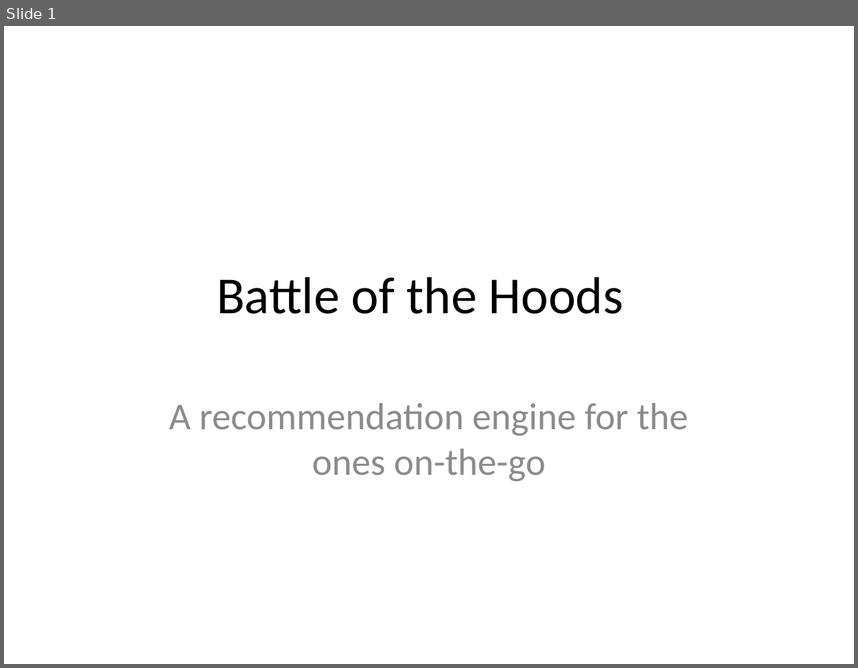
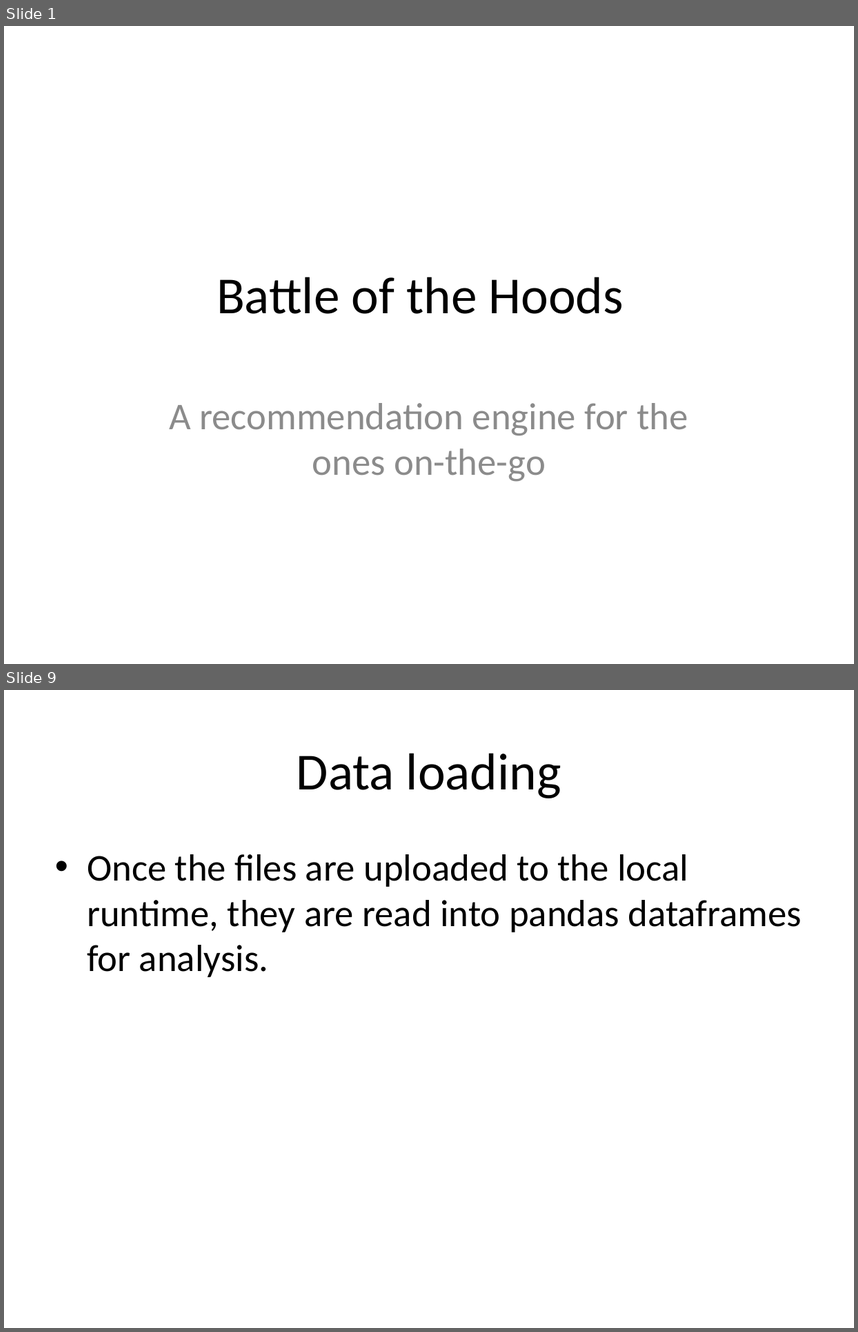
Before and after one commit to seraph-wing/Battle-of-the-Hoods, a slide deck: Battle of the Hoods.pptx. Shown one above the other, each under a label of ours: slide 1 before the commit, slides 1 and 9 after it; the slides between them are not shown. The pictures are 858x668 and 858x1332 pixels, drawn with LibreOffice and Linux fonts; fonts in the diff are those of the drawing. Boxes give left, top, right and bottom in pixels: in the first picture for what was removed or moved away, otherwise in the second. Text is boxed around its words. In the diff, an @@ line names an element or a change of style, - is before the commit and + after.

```diff
--- a/Battle of the Hoods.pptx
+++ b/Battle of the Hoods.pptx
@@ slide 9 added at (4,690,854,1328), background #FFFFFF @@
@@ title added at (297,753,562,798), 44 pt, text #000000 @@
+Data loading
@@ text added at (87,854,802,977), 32 pt, text #000000 @@
+• Once the files are uploaded to the local runtime, they are read into pandas dataframes for analysis.
```
Also in this commit, not shown: 22 other slides added, 1 slide removed, 2 other files.
